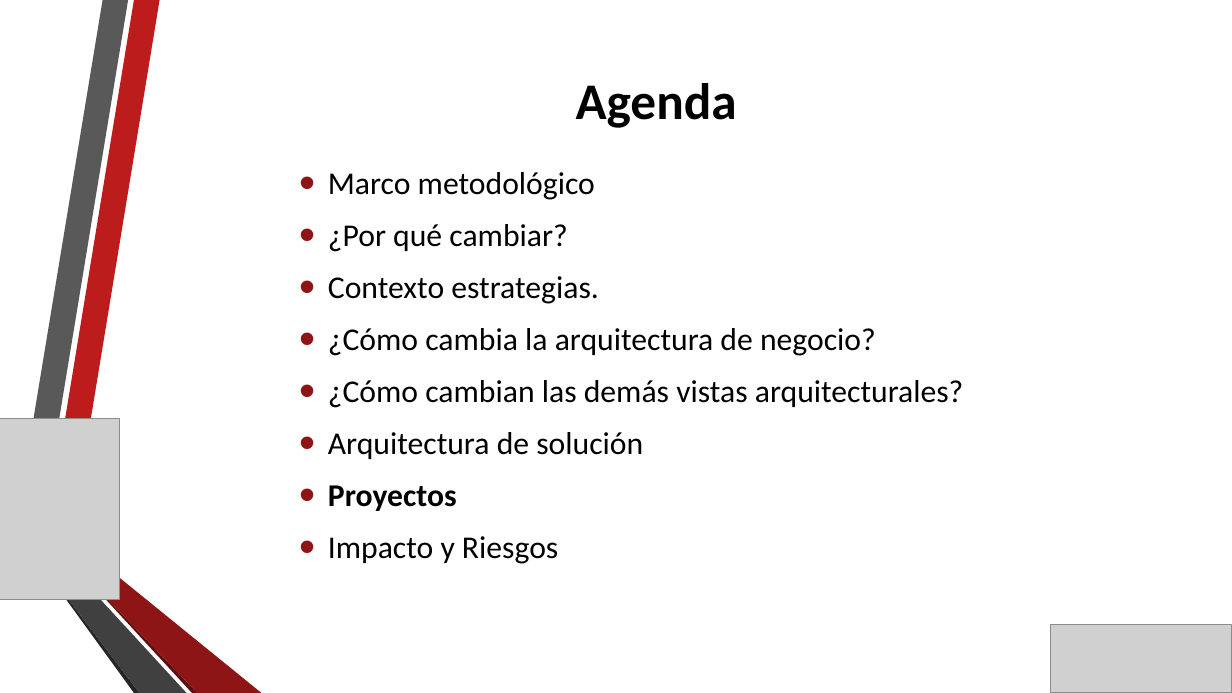
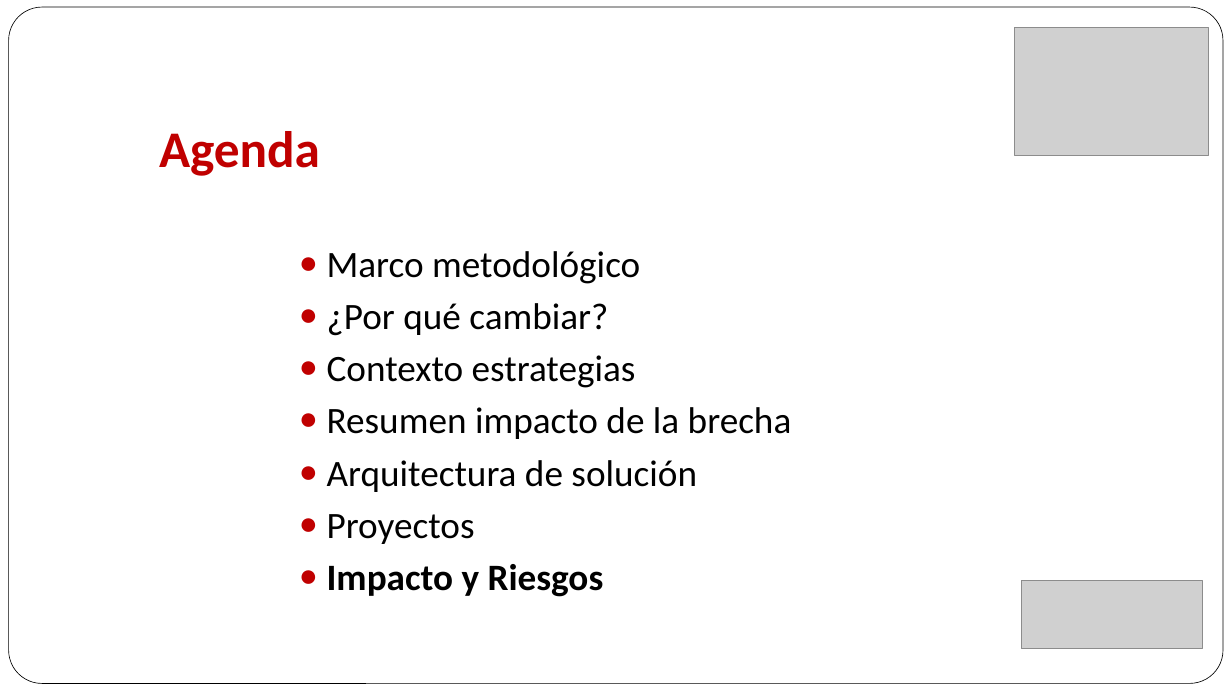
Before and after one commit to gaudisolutions/ecos, a slide deck: slide 23 of Proyecto I/Presentación/Arquitectura Objetivo MPLA.pptx (slide 22 before the commit). Drawn at 1232x693 pixels with LibreOffice and Linux fonts; fonts in the diff are those of the drawing; grey boxes stand for pictures; background and template pictures are left out. Boxes give left, top, right and bottom in pixels: in the first picture for what was removed or moved away, otherwise in the second. Text is boxed around its words. In the diff, an @@ line names an element or a change of style, - is before the commit and + after.

```diff
--- a/Proyecto I/Presentación/Arquitectura Objetivo MPLA.pptx
+++ b/Proyecto I/Presentación/Arquitectura Objetivo MPLA.pptx
@@ rounded rectangle added at (8, 7, 1223, 684), fill #FFFFFF, outline #000000 0.5 pt @@
@@ title "Agenda" at (159, 131, 320, 176): text colour #000000 to #C00000; alignment centre to left; vertical alignment middle to bottom @@
@@ picture added at (1015, 27, 1209, 155) @@
@@ text "Marco metodológico" at (327, 251, 792, 597): vertical alignment middle to top @@
@@ text at (327, 251, 697, 597): size 24.6 to 29 pt in "Marco metodológico", "¿Por qué cambiar?", "Arquitectura de solución", "Proyectos" and 1 more places; bold off in "Proyectos"; bold on in "Impacto y Riesgos"; bullet • to ●; less space between paragraphs; bullet colour #8D1515 to #C00000 @@
@@ text at (327, 355, 792, 439): text changed; size 24.6 to 29 pt @@
-• Contexto estrategias.
-• ¿Cómo cambia la arquitectura de negocio?
-• ¿Cómo cambian las demás vistas arquitecturales?
+● Contexto estrategias
+● Resumen impacto de la brecha
@@ picture removed at (0, 419, 119, 600) @@
@@ group removed at (15, 0, 262, 693): 6 freeform shapes @@
@@ picture: place and size @@
-picture at (1051, 625, 1232, 693)
+picture at (1021, 580, 1202, 649)
```
Also in this commit, not shown: 20 other slides changed, 4 slides added, 12 slides removed, 1 other file.
